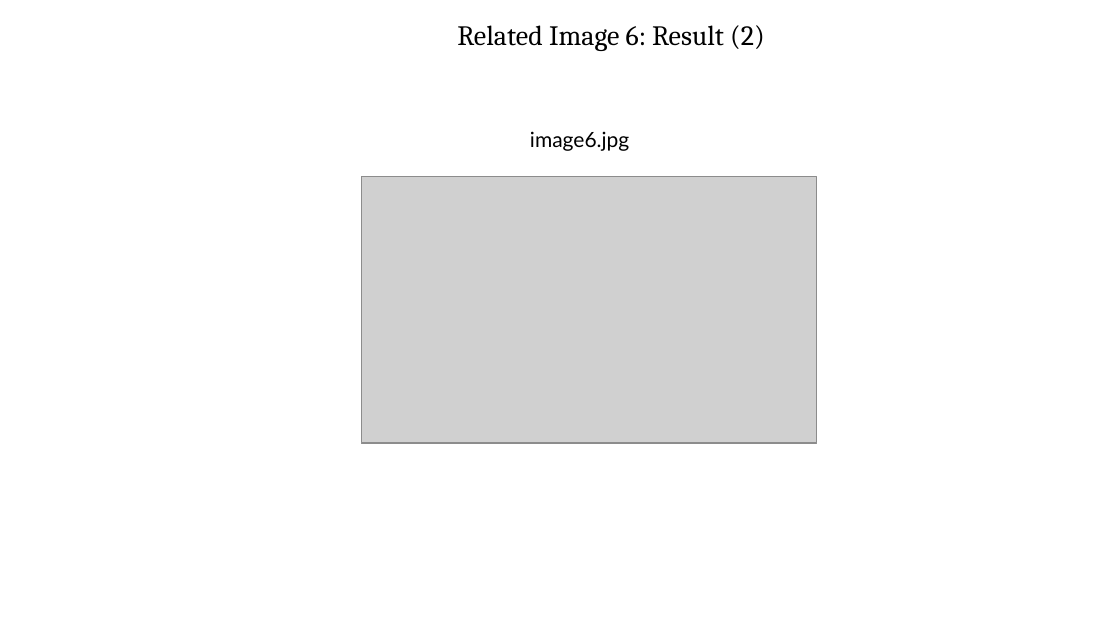
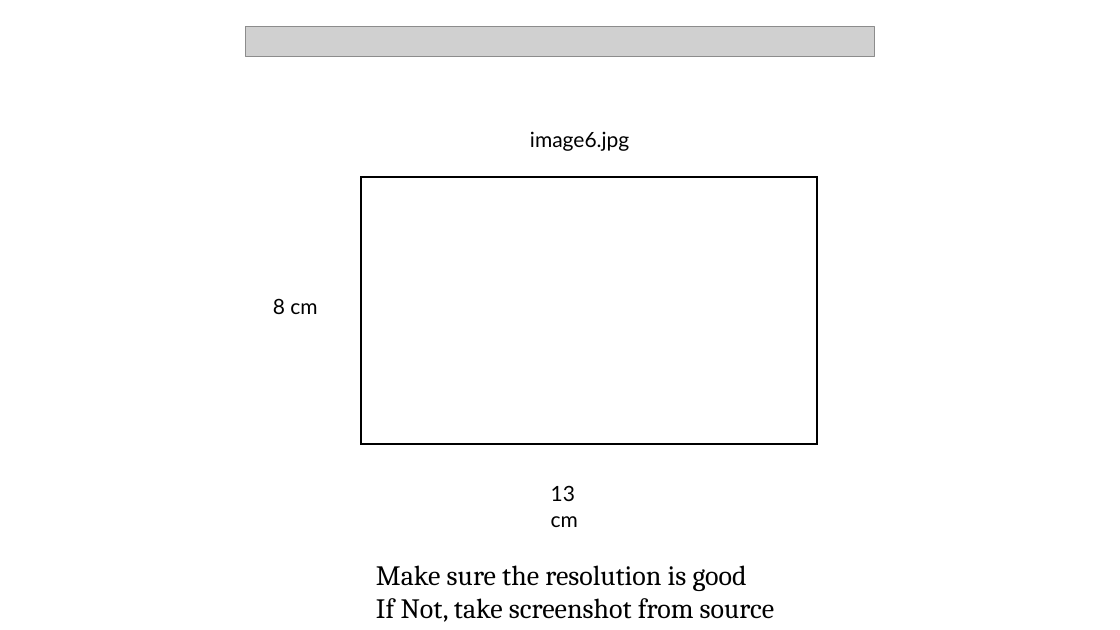
Before and after one commit to RoadwayVR/SmartCities, a slide deck: slide 6 of SMRTTECH4SC3-Lab5/assets/img/images.pptx. Drawn at 1120x630 pixels with LibreOffice and Linux fonts; fonts in the diff are those of the drawing; grey boxes stand for pictures. Boxes give left, top, right and bottom in pixels: in the first picture for what was removed or moved away, otherwise in the second. Text is boxed around its words. In the diff, an @@ line names an element or a change of style, - is before the commit and + after.

```diff
--- a/SMRTTECH4SC3-Lab5/assets/img/images.pptx
+++ b/SMRTTECH4SC3-Lab5/assets/img/images.pptx
@@ picture added at box(245, 27, 875, 56) @@
@@ text removed at box(457, 25, 765, 51) @@
-Related Image 6: Result (2)
@@ rectangle added at box(361, 177, 818, 444), fill #FFFFFF, outline #000000 1.5 pt @@
@@ text added at box(273, 298, 317, 314), 18 pt, text #000000 @@
+8 cm
@@ text added at box(551, 485, 578, 527), 18 pt, text #000000 @@
+13 cm
@@ text added at box(376, 565, 775, 622), 24 pt, text #000000 @@
+Make sure the resolution is good
+If Not, take screenshot from source
```
Also in this commit, not shown: 3 other slides changed, 3 slides added, 3 slides removed, 1 other file.
